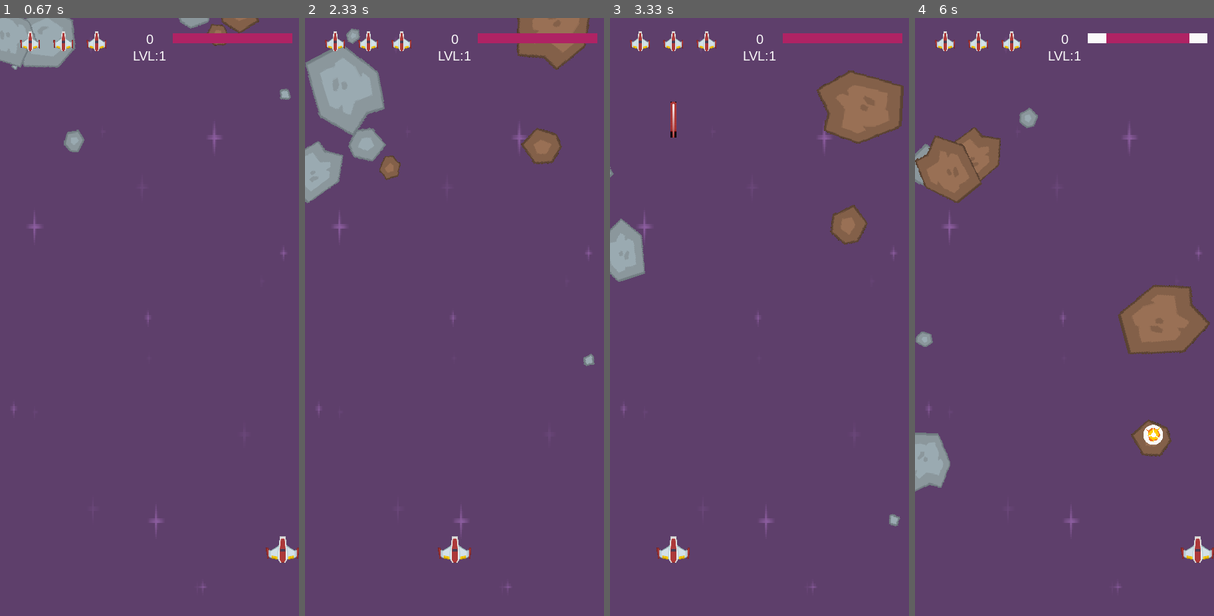
Above: before the commit, frames 1-4 (left to right).
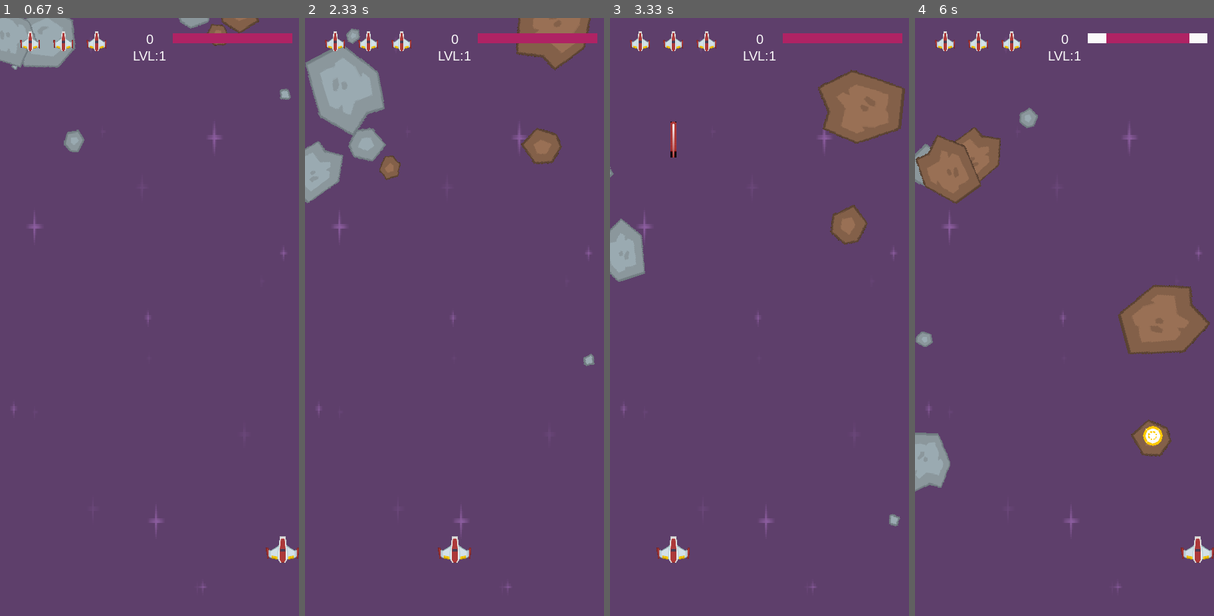
Above: after the commit, the same moments.

Repository: portfolio-AB/pygame
Game: pygame game, started from game/main.py
Same seed, same stepped clock (60 frames per second), same inputs: the game is played once before the commit and once after it.
Inputs:
- Up to frame 1 (0.67 s): hold Right from 0.33 s (still down)
- Up to frame 2 (2.33 s): release Right at 0.8 s; hold Right 0.83-1.3 s; hold Left 1.33-1.87 s; hold Left 1.9-2.3 s
- Up to frame 3 (3.33 s): hold Right 2.33-2.97 s; tap Space at 3 s
- Up to frame 4 (6 s): hold Left 3.33-3.8 s; hold Right 3.83-4.3 s; hold Right 4.33-4.8 s; hold Left 4.83-5.37 s; hold Left 5.4-5.8 s; hold Right from 5.83 s (still down); tap Space at 5.9 s

Frame 1 is identical in both runs. In frame 2, less than 0.1% of the frame differs, in the area x 70-96%, y 0-9%; in frame 3, 0.3%, in the area x 20-99%, y 8-24%; in frame 4, 0.3%.

Commit message:
game over title

Diff:
--- a/game/main.py
+++ b/game/main.py
@@ -22,7 +22,7 @@
 LEVEL = 1
 SPAWN_RATE = 4_000
 IS_SPAWN_AVAILABLE = True
-
+GAME_OVER = False
 
 pygame.init()
 screen = pygame.display.set_mode((WIDTH, HEIGHT))
@@ -32,6 +32,8 @@
 img_dir = path.join(path.dirname(__file__), "img")
 snd_dir = path.join(path.dirname(__file__), "snd")
 bg_dir = path.join(img_dir, "backgrounds")
+
+font_name = pygame.font.match_font("arial")
 
 
 def shoot(pl):
@@ -52,9 +54,6 @@
             shoot_snd.play()
 
         pow_shoot_snd.play()
-
-
-font_name = pygame.font.match_font("arial")
 
 
 def stop_game():
@@ -117,6 +116,13 @@
         surf.blit(img, ultra_bullet)
 
 
+def draw_game_over(surf, x, y, img):
+    game_over = img.get_rect()
+    game_over.y = y
+    game_over.x = x
+    surf.blit(img, game_over)
+
+
 def population_increase(val):
     global POPULATION
     POPULATION += val
@@ -129,7 +135,8 @@
     lvl_bg.append(bg)
 bg_rect = lvl_bg[0].get_rect()
 
-game_over_screen = pygame.image.load(path.join(bg_dir, f"background_lvl{i + 1}.png")).convert()
+game_over_img = pygame.image.load(path.join(img_dir, "game_over_screen.png")).convert()
+game_over_title = pygame.transform.scale(game_over_img, (WIDTH, 250))
 
 lives_img = pygame.transform.scale(player_img, (30, 30))
 lives_img.set_colorkey(BLACK)
@@ -152,7 +159,7 @@
 player = Player()
 sprites.add(player)
 
-population_event = pygame.USEREVENT+1
+population_event = pygame.USEREVENT + 1
 
 for _ in range(POPULATION):
     new_mob()
@@ -160,6 +167,10 @@
 running = True
 while running:
     clock.tick(FPS)
+
+    sprites.update()
+    mobs.update()
+    projectiles.update()
 
     for event in pygame.event.get():
         if event.type == pygame.QUIT or SCORE >= 1500:
@@ -188,10 +199,6 @@
             IS_SPAWN_AVAILABLE = False
             pygame.time.set_timer(population_event, SPAWN_RATE)
 
-    sprites.update()
-    mobs.update()
-    projectiles.update()
-
     boost_gain = pygame.sprite.spritecollide(player, boosts, True, pygame.sprite.collide_circle)
     for b in boost_gain:
         if b.type == "bolt":
@@ -219,6 +226,7 @@
             player.shield_health = 100
         if player.lives == 0:
             t = Timer(0.90, stop_game)
+            GAME_OVER = True
             t.start()
 
     group_hits = pygame.sprite.groupcollide(mobs, projectiles, False, True)
@@ -251,7 +259,7 @@
         sprites.add(explosion)
 
     screen.fill(BLACK)
-    screen.blit(lvl_bg[LEVEL-1], bg_rect)
+    screen.blit(lvl_bg[LEVEL - 1], bg_rect)
 
     sprites.draw(screen)
     draw_text(screen, str(SCORE), 20, WIDTH // 2, 20)
@@ -259,6 +267,9 @@
     draw_shield_bar(screen, WIDTH - 100, 30, player.shield_health)
     draw_lives(screen, 30, 20, player.lives, lives_img)
     draw_ultra_bullets(screen, 35, 60, player.pow_bullets, pow_img)
+
+    if GAME_OVER:
+        draw_game_over(screen, 0, HEIGHT // 2 - 200, game_over_title)
     pygame.display.flip()
 
 pygame.quit()
Binary file added: game/img/game_over_screen.png
Binary file removed: game/img/gameover_screen.png
